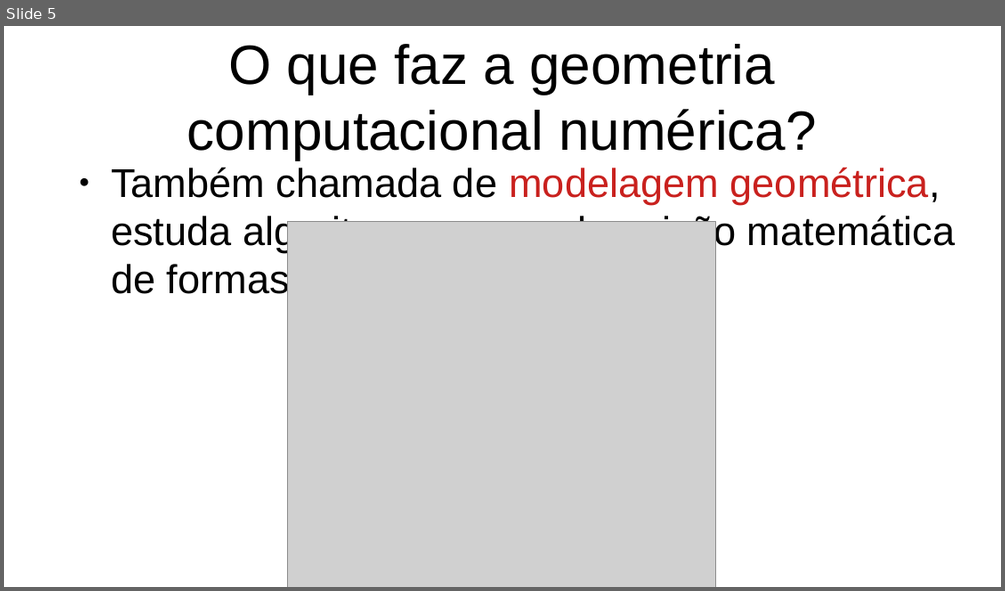
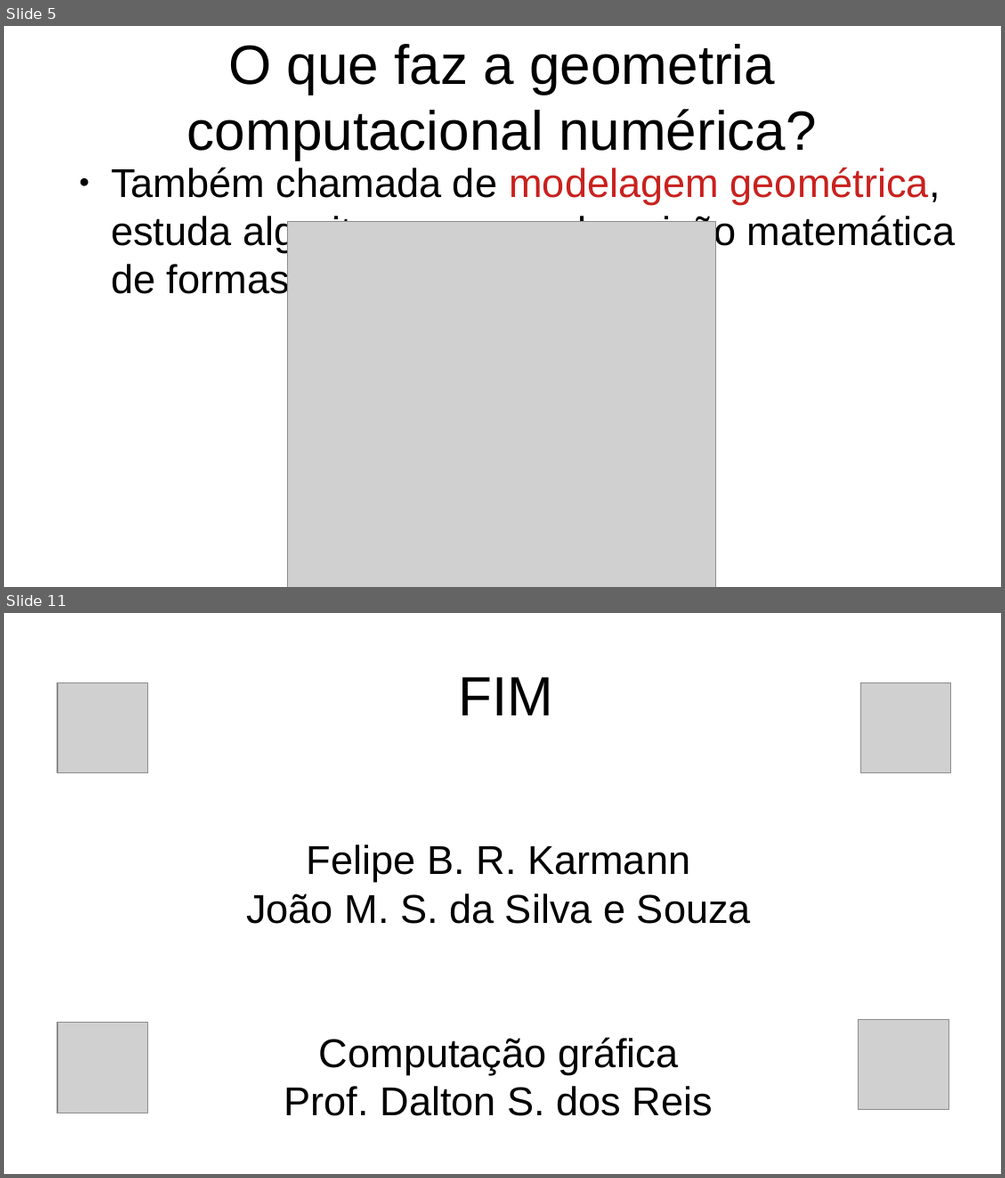
Before and after one commit to gcgfurb/CG_2024-2_not_equipe-01, a slide deck: Unidade1/slides.odp. Shown one above the other, each under a label of ours: slide 5 before the commit, slides 5 and 11 after it; the slides between them are not shown. The pictures are 1005x591 and 1005x1178 pixels, drawn with LibreOffice and Linux fonts; fonts in the diff are those of the drawing; grey boxes stand for pictures. Boxes give left, top, right and bottom in pixels: in the first picture for what was removed or moved away, otherwise in the second. Text is boxed around its words. In the diff, an @@ line names an element or a change of style, - is before the commit and + after.

```diff
--- a/Unidade1/slides.odp
+++ b/Unidade1/slides.odp
@@ slide 11 added at bbox=[4, 613, 1001, 1174], background #FFFFFF @@
@@ picture added at bbox=[57, 682, 148, 773] @@
@@ title added at bbox=[458, 677, 553, 715], 44 pt, text #000000 @@
+FIM
@@ picture added at bbox=[860, 682, 951, 773] @@
@@ subtitle added at bbox=[246, 844, 751, 1116], 32 pt, text #000000 @@
+Felipe B. R. Karmann
+João M. S. da Silva e Souza
+Computação gráfica
+Prof. Dalton S. dos Reis
@@ picture added at bbox=[57, 1022, 148, 1113] @@
@@ picture added at bbox=[858, 1019, 949, 1110] @@
```
Also in this commit, not shown: 5 other slides added, 2 other files.
